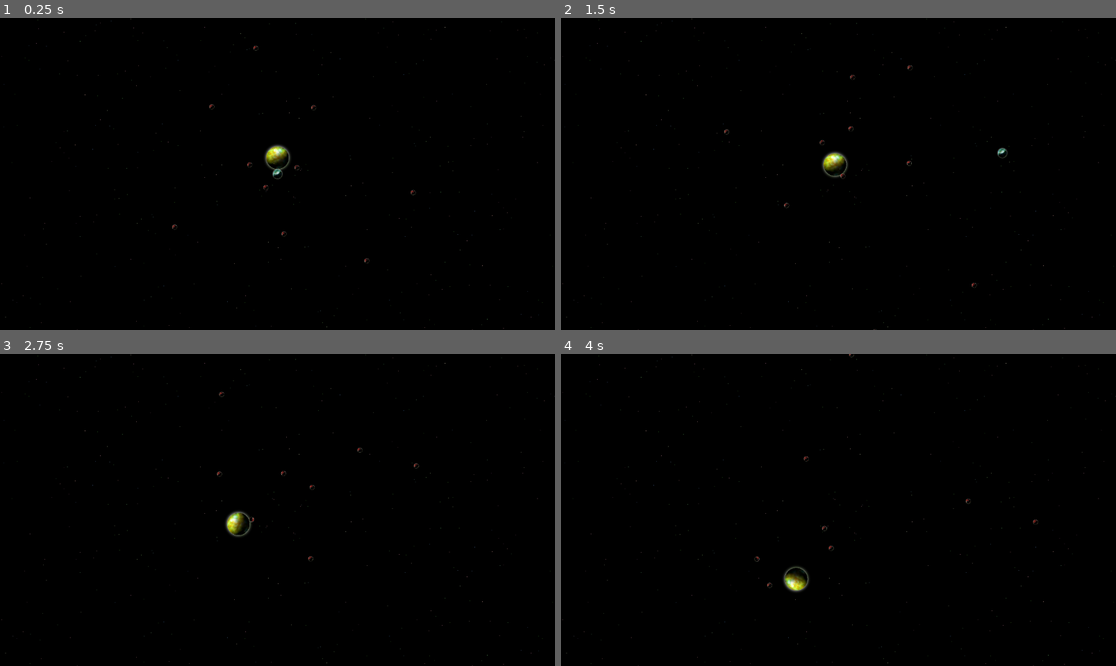
Above: before the commit, frames 1-4 (two rows, left to right).
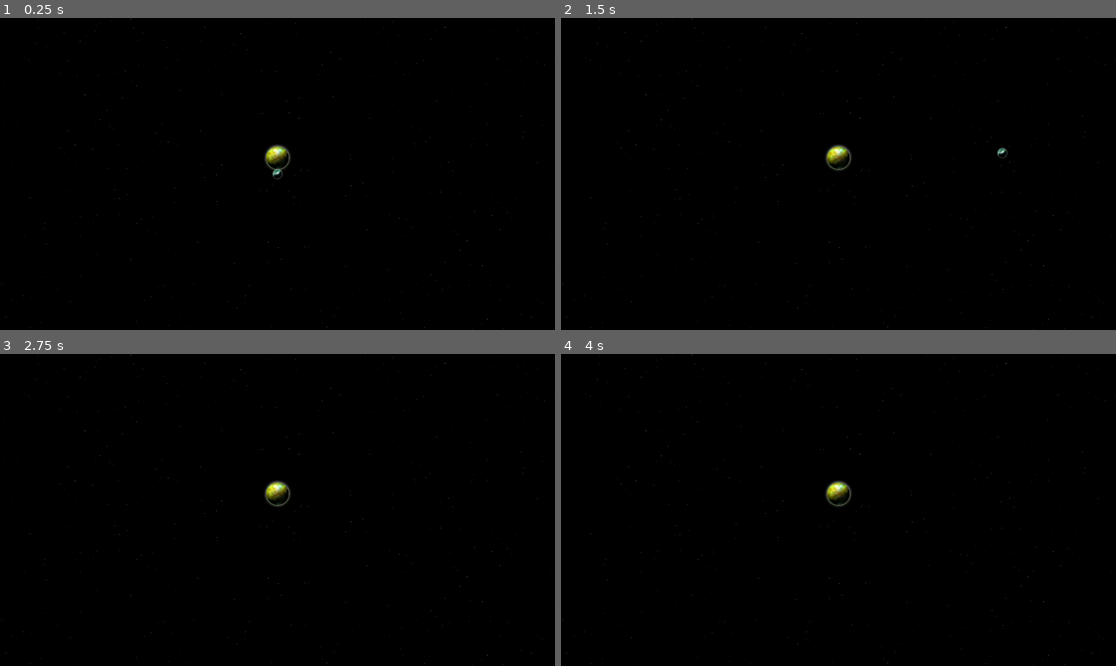
Above: after the commit, the same moments.

Repository: rkmoon/project-space-balls
Game: Godot game, scene res://Scenes/test_scene.tscn
Same seed, same stepped clock (60 frames per second), same inputs: the game is played once before the commit and once after it. The project has no main scene, so this scene is started directly.
Inputs (mouse positions are in pixels of both pictures, inside the frame that each line leads up to):
- Up to frame 1 (0.25 s): no input
- Up to frame 2 (1.5 s): move the mouse to (960, 158) at 0.52 s; press the mouse at (960, 158) at 0.53 s; move the mouse to (727, 189) at 1.27 s; release the mouse at (727, 189) at 1.28 s; click (727, 189) at 1.35 s
- Up to frame 3 (2.75 s): move the mouse to (333, 441) at 2.02 s; press the mouse at (333, 441) at 2.03 s
- Up to frame 4 (4 s): move the mouse to (810, 572) at 2.77 s; release the mouse at (810, 572) at 2.78 s; click (810, 572) at 2.85 s; move the mouse to (1005, 556) at 3.52 s; press the mouse at (1005, 556) at 3.53 s

The runs differ from the first frame. In frame 1, less than 0.1% of the frame differs, in the area x 31-75%, y 8-79%; in frame 2, 0.4%; in frame 3, 0.5%; in frame 4, 0.5%, in the area x 34-86%, y 0-77%.

Commit message:
Added trajectory

Diff:
--- a/Scenes/test_scene.tscn
+++ b/Scenes/test_scene.tscn
@@ -18,11 +18,13 @@
 [node name="Node2D" type="Node2D"]
 script = ExtResource("1_1wq1n")
 orbital_object_scene = ExtResource("6_c2i12")
-orbit_radius_min = 25.0
+orbit_radius_min = 80.0
+number_of_orbits = 0
 
 [node name="Camera2D" type="Camera2D" parent="."]
 
 [node name="MiddlePlanet" type="RigidBody2D" parent="."]
+gravity_scale = 0.0
 
 [node name="CollisionShape2D" type="CollisionShape2D" parent="MiddlePlanet"]
 shape = SubResource("CircleShape2D_sp4ea")
@@ -43,10 +45,11 @@
 [node name="CollisionShape2D" type="CollisionShape2D" parent="MiddlePlanet/Gravity"]
 shape = SubResource("CircleShape2D_n14np")
 
-[node name="OrbitingPlanet" type="RigidBody2D" parent="."]
+[node name="OrbitingPlanet" type="RigidBody2D" parent="." node_paths=PackedStringArray("gravity_node")]
 position = Vector2(-195, 0)
 script = ExtResource("2_n62oi")
-initial_velocity = Vector2(0, 80)
+gravity_node = NodePath("../MiddlePlanet/Gravity")
+color_gradient = null
 
 [node name="CollisionShape2D" type="CollisionShape2D" parent="OrbitingPlanet"]
 shape = SubResource("CircleShape2D_shfy3")
--- a/planet.gd
+++ b/planet.gd
@@ -1,15 +1,14 @@
 extends RigidBody2D
 
-@export var initial_velocity: Vector2 = Vector2(0, 10)
+@export var gravity_node : Node2D
+@export var color_gradient: Array = [Color(1, 1, 1, 0.5), Color(1, 0, 0, 0.5)]  # Default gradient from white to red
 
 var click_position: Vector2 = Vector2.ZERO
 var is_dragging: bool = false
-var initial_position: Vector2 = Vector2.ZERO
 var has_fired: bool = false
+var trajectory_points: Array = []
 
 func _ready() -> void:
-	initial_position = position
-	apply_impulse(initial_velocity, Vector2.ZERO)
 	freeze = true
 
 func _input(event: InputEvent) -> void:
@@ -17,14 +16,78 @@
 		if event.is_action_pressed("pull_action"):
 			click_position = event.position
 			is_dragging = true
+			freeze = true
+			queue_redraw()
 		elif event.is_action_released("pull_action"):
 			is_dragging = false
 			freeze = false
 			var release_position = event.position
+			print(release_position)
 			var direction = -(release_position - click_position).normalized()
 			var force = (release_position - click_position).length()
 			apply_central_impulse(direction * force)
+			has_fired = true
+			queue_redraw()  # Triggers the _draw function to clear the trajectory after firing
 
 func _physics_process(delta: float) -> void:
-	if !is_dragging and freeze:
+	if is_dragging:
+		update_trajectory()
+	elif !is_dragging and freeze:
 		position = get_global_mouse_position()
+		update_trajectory()
+
+func update_trajectory() -> void:
+	trajectory_points.clear()
+
+	var release_position = get_viewport().get_mouse_position()
+	print(release_position)
+	var direction = (release_position - click_position).normalized()
+	var force = (release_position - click_position).length()
+	print(click_position)
+
+	var velocity = -direction * force
+
+	var prediction_time = 10.0  # Adjust this time to match how far ahead you want to predict the trajectory
+	var step = 0.1  # Time step for each prediction point
+
+	var current_position = position
+	var current_velocity = velocity
+
+	for i in range(int(prediction_time / step)):
+			var next_position = current_position + current_velocity * step
+			trajectory_points.append([current_position, next_position])
+			current_position = next_position
+
+			# Recalculate gravity direction and force at each step
+			var gravity_point = gravity_node.global_position
+			var gravity_direction = (gravity_point - current_position).normalized()
+			current_velocity += gravity_direction * gravity_node.gravity * step
+
+	queue_redraw()  # Triggers the _draw function to redraw the trajectory
+
+
+
+func _draw() -> void:
+	if !has_fired and is_dragging:
+		var num_points = trajectory_points.size()
+		var num_colors = color_gradient.size()
+
+		for i in range(num_points):
+			var points = trajectory_points[i]
+			var point1 = points[0] - position  # subtract object's position
+			var point2 = points[1] - position  # subtract object's position
+
+			# Calculate the interpolation factor
+			var t = float(i) / float(num_points - 1)
+
+			# Determine the two colors to interpolate between
+			var color_index = int(t * (num_colors - 1))
+			var color_t = (t * (num_colors - 1)) - color_index
+			var start_color = color_gradient[color_index]
+			var end_color = color_gradient[min(color_index + 1, num_colors - 1)]
+
+			# Interpolate between the start and end colors
+			var color = start_color.lerp(end_color, color_t)
+
+			# Draw the line with the interpolated color
+			draw_line(point1, point2, color)
